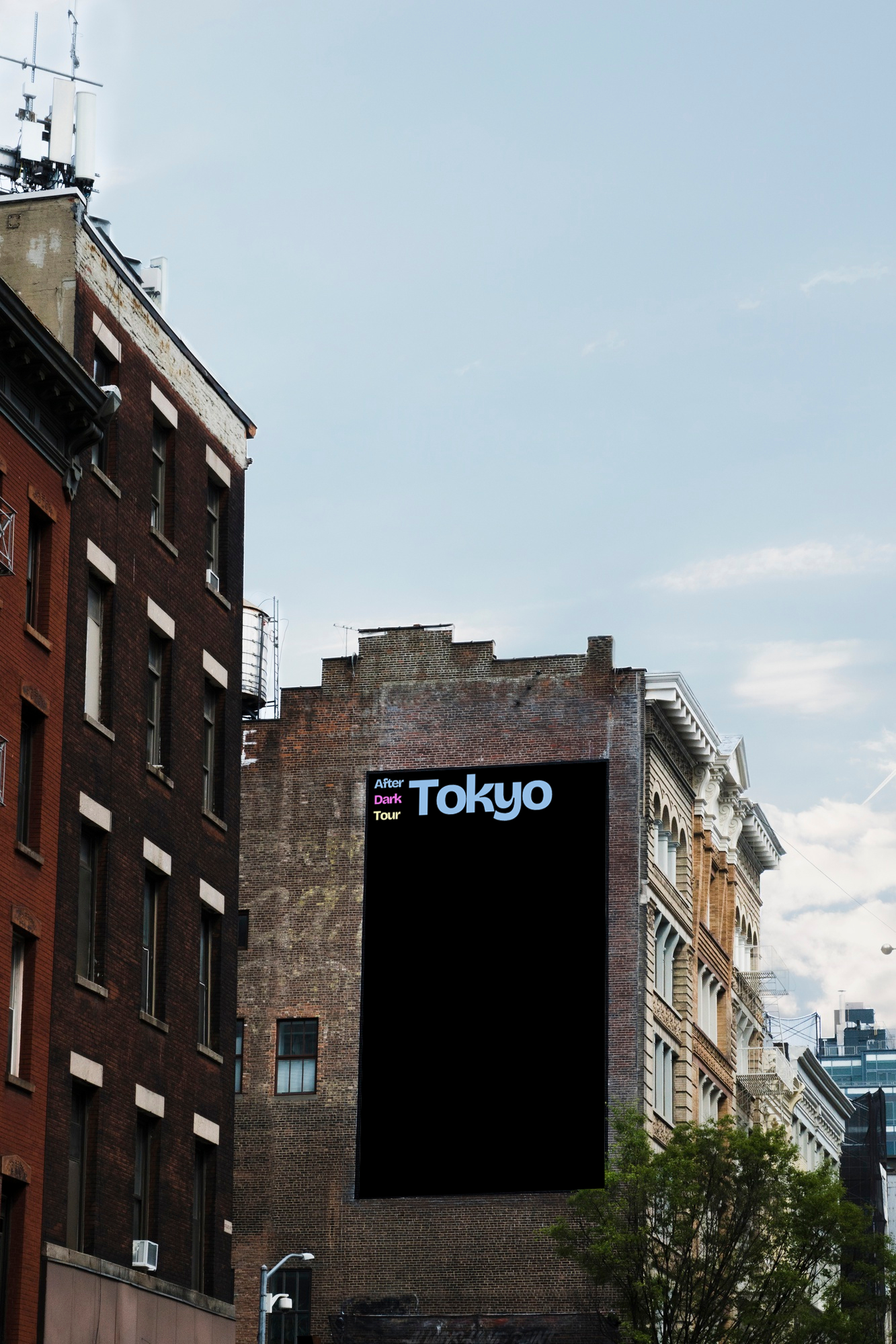
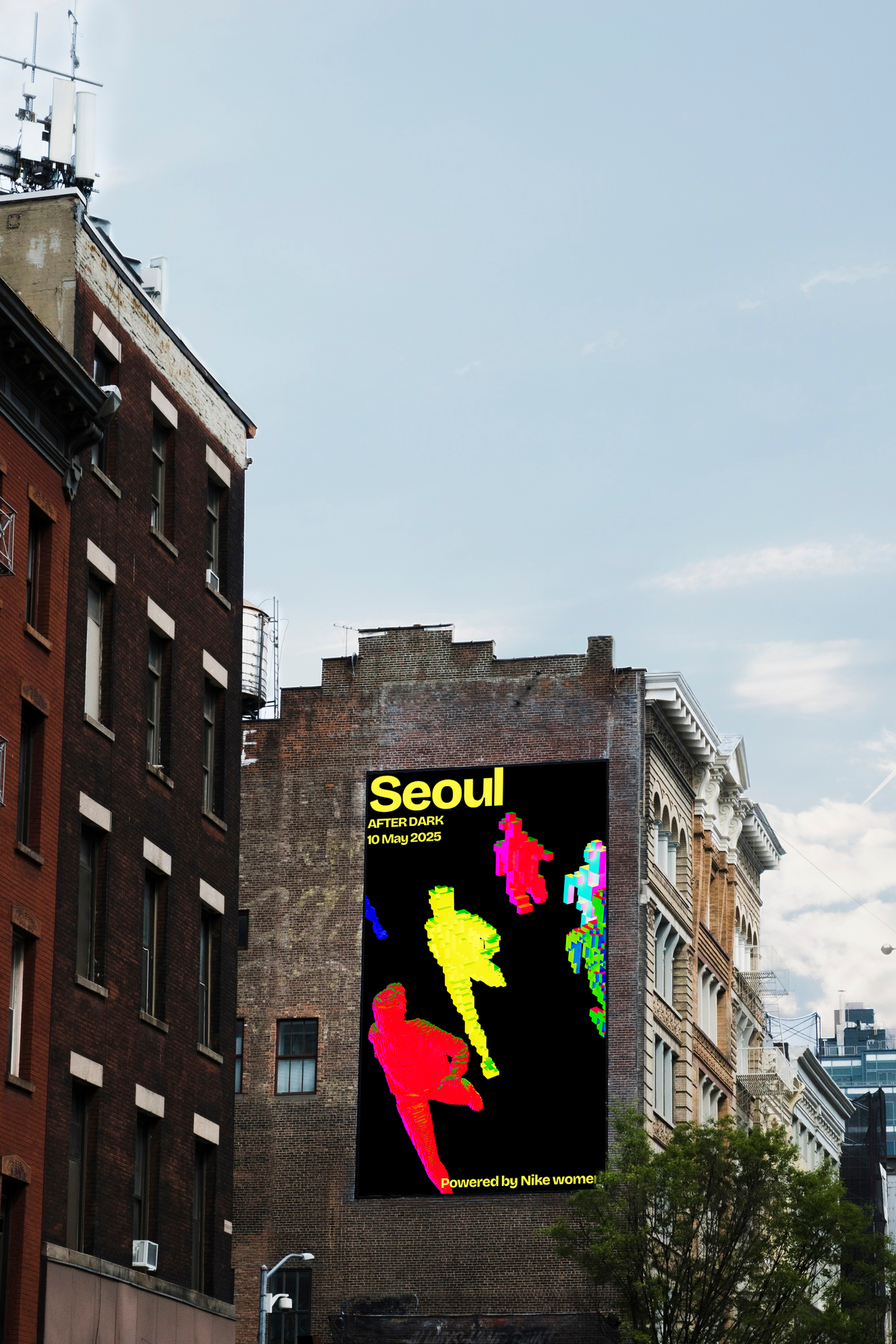
Before/after of a 896×1344 layered artwork. What changed in the layer stack:
painted on "Design" over (358, 761, 607, 1198)
